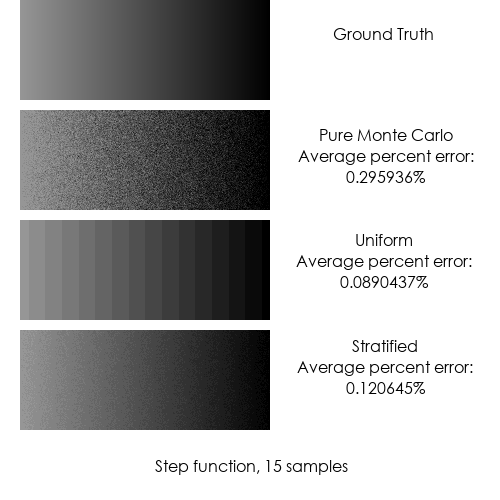
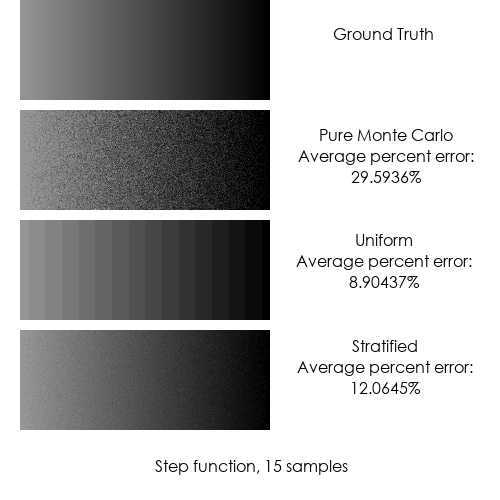
Two versions of the same layered image (w=500, h=500). Layer-by-layer changes:
painted on "Stratified ..." over bbox(346, 382, 425, 394)
painted on "Uniform ..." over bbox(340, 276, 428, 288)
painted on "Pure Monte Carlo Average perce..." over bbox(346, 171, 425, 183)
